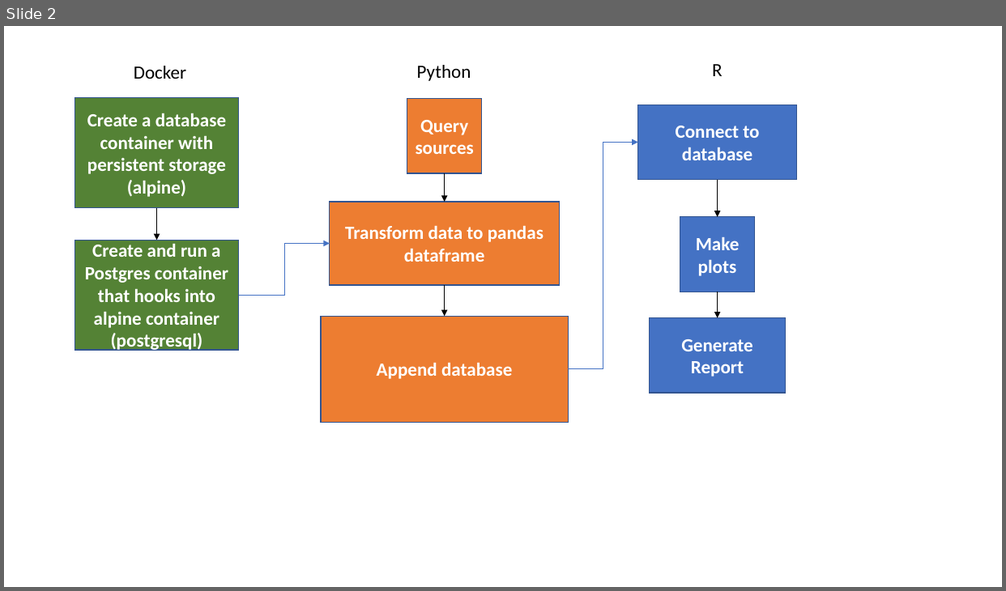
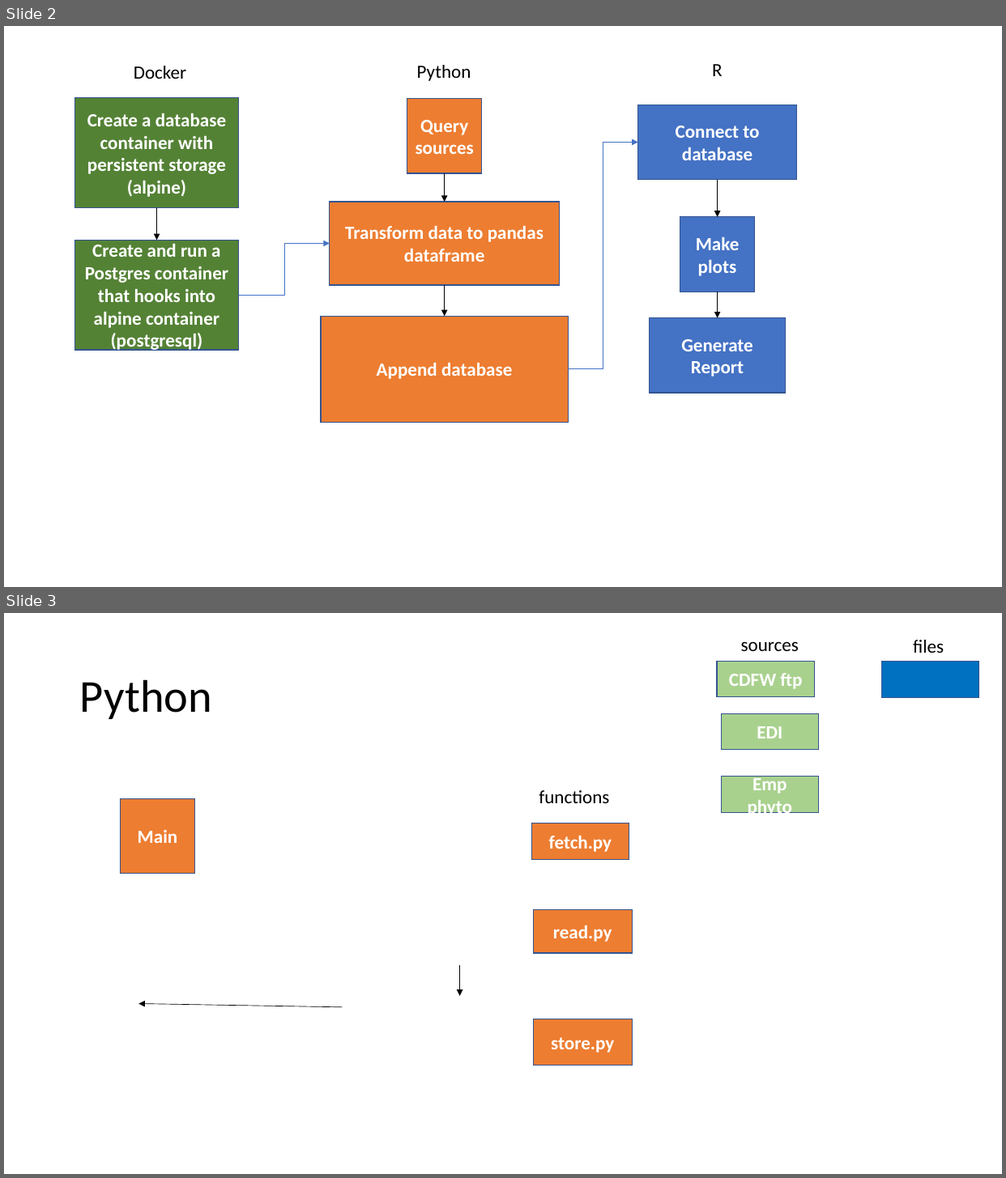
Before and after one commit to lmitchell4/strends-report-1, a slide deck: docs/Status and trends workflow.pptx. Shown one above the other, each under a label of ours: slide 2 before the commit, slides 2 and 3 after it. The pictures are 1006x591 and 1006x1178 pixels, drawn with LibreOffice and Linux fonts; fonts in the diff are those of the drawing. Boxes give left, top, right and bottom in pixels: in the first picture for what was removed or moved away, otherwise in the second. Text is boxed around its words. In the diff, an @@ line names an element or a change of style, - is before the commit and + after.

```diff
--- a/docs/Status and trends workflow.pptx
+++ b/docs/Status and trends workflow.pptx
@@ slide 3 added at (4,613,1002,1174), background #FFFFFF @@
@@ rectangle added at (717,661,814,697), fill #A9D18E, outline #325491 1 pt, 18 pt, text #FFFFFF, bold @@
+CDFW ftp
@@ text added at (741,641,799,651), 18 pt, text #000000 @@
+sources
@@ text added at (913,640,944,653), 18 pt, text #000000 @@
+files
@@ title added at (80,679,212,719), 44 pt, text #000000 @@
+Python
@@ rectangle added at (881,662,978,697), fill #0070C0, outline #325491 1 pt @@
@@ rectangle added at (721,713,819,749), fill #A9D18E, outline #325491 1 pt, 18 pt, text #FFFFFF, bold @@
+EDI
@@ rectangle added at (721,776,819,812), fill #A9D18E, outline #325491 1 pt, 18 pt, text #FFFFFF, bold @@
+Emp phyto
@@ rectangle added at (120,798,195,874), fill #ED7D31, outline #325491 1 pt, 18 pt, text #FFFFFF, bold @@
+Main
@@ text added at (539,790,609,803), 18 pt, text #000000 @@
+functions
@@ rectangle added at (532,824,629,859), fill #ED7D31, outline #325491 1 pt, 18 pt, text #FFFFFF, bold @@
+fetch.py
@@ rectangle added at (533,910,632,954), fill #ED7D31, outline #325491 1 pt, 18 pt, text #FFFFFF, bold @@
+read.py
@@ arrow added from (460, 965) to (460, 996), #000000 0.5 pt @@
@@ arrow added from (343, 1007) to (138, 1003), #000000 0.5 pt @@
@@ rectangle added at (533,1020,632,1066), fill #ED7D31, outline #325491 1 pt, 18 pt, text #FFFFFF, bold @@
+store.py
```
Also in this commit, not shown: 9 other files.
